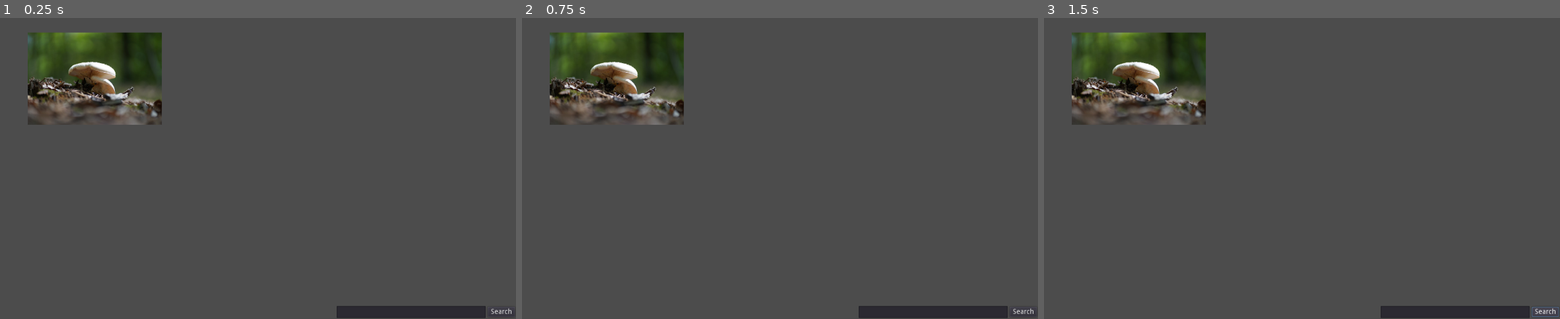
Above: before the commit, frames 1-3 (left to right).
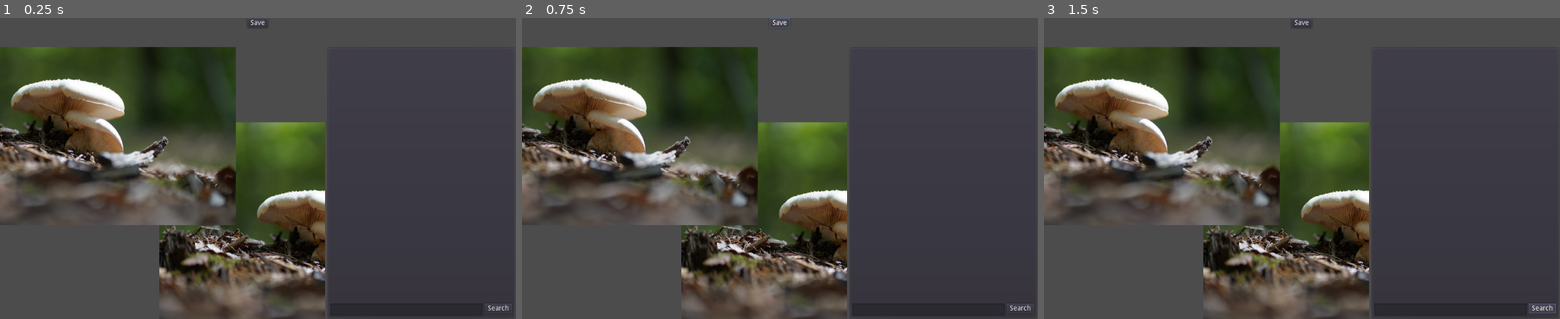
Above: after the commit, the same moments.

Repository: marschium/story_maker
Game: Godot game, scene res://Editor.tscn
The game is run twice, just before and just after one commit, with the same random seed, the same clock (stepped at 60 frames per second) and the same inputs. The project has no main scene, so this scene is started directly.
Inputs (mouse positions are in pixels of both pictures, inside the frame that each line leads up to):
- Up to frame 1 (0.25 s): no input
- Up to frame 2 (0.75 s): click (780, 24) at 0.5 s, where only the run after the commit has a clickable "Save"
- Up to frame 3 (1.5 s): click "Search" at 1.25 s

The runs differ from the first frame. In frame 1, 33% of the frame differs, in the area x 0-100%, y 0-100%; in frame 2, 33%; in frame 3, 33%.

Commit message:
added basic save and load

Diff:
--- /dev/null
+++ b/Editor.gd
@@ -0,0 +1,24 @@
+extends Node2D
+
+
+# Declare member variables here. Examples:
+# var a = 2
+# var b = "text"
+var world = null
+
+# Called when the node enters the scene tree for the first time.
+func _ready():
+    world = $VBoxContainer/HBoxContainer/ViewportContainer/Viewport/World
+
+
+func _on_Button_pressed():
+    var scene_to_save = world.get_scene_to_save()
+    var packed_scene = PackedScene.new()
+    packed_scene.pack(scene_to_save)
+    ResourceSaver.save("user://world.tscn", packed_scene)
+
+    var packer = PCKPacker.new()
+    packer.pck_start("user://game.pck")
+    packer.add_file("res://main.tscn", "user://world.tscn")
+    world.save_resources_to_packer(packer)
+    packer.flush()
--- a/Editor.tscn
+++ b/Editor.tscn
@@ -1,39 +1,68 @@
-[gd_scene load_steps=4 format=2]
+[gd_scene load_steps=5 format=2]
 
 [ext_resource path="res://PictureDownload.tscn" type="PackedScene" id=1]
 [ext_resource path="res://World.tscn" type="PackedScene" id=2]
+[ext_resource path="res://Editor.gd" type="Script" id=3]
 [ext_resource path="res://ViewportContainer.gd" type="Script" id=4]
 
 [node name="Editor" type="Node2D"]
+script = ExtResource( 3 )
 
-[node name="HBoxContainer" type="HBoxContainer" parent="."]
-margin_right = 668.0
-margin_bottom = 604.0
+[node name="VBoxContainer" type="VBoxContainer" parent="."]
+margin_right = 1023.0
+margin_bottom = 600.0
+alignment = 1
+__meta__ = {
+"_edit_use_anchors_": false
+}
+
+[node name="Button" type="Button" parent="VBoxContainer"]
+margin_left = 491.0
+margin_right = 532.0
+margin_bottom = 20.0
+size_flags_horizontal = 4
+size_flags_vertical = 2
+text = "Save"
+__meta__ = {
+"_edit_use_anchors_": false
+}
+
+[node name="HBoxContainer" type="HBoxContainer" parent="VBoxContainer"]
+margin_top = 58.0
+margin_right = 1023.0
+margin_bottom = 600.0
+grow_horizontal = 2
+grow_vertical = 2
 size_flags_horizontal = 3
 size_flags_vertical = 3
 __meta__ = {
 "_edit_use_anchors_": false
 }
 
-[node name="ViewportContainer" type="ViewportContainer" parent="HBoxContainer"]
-margin_right = 664.0
-margin_bottom = 604.0
+[node name="ViewportContainer" type="ViewportContainer" parent="VBoxContainer/HBoxContainer"]
+margin_right = 645.0
+margin_bottom = 542.0
 mouse_filter = 1
 size_flags_horizontal = 3
 size_flags_vertical = 3
 stretch = true
 script = ExtResource( 4 )
 
-[node name="Viewport" type="Viewport" parent="HBoxContainer/ViewportContainer"]
-size = Vector2( 664, 604 )
+[node name="Viewport" type="Viewport" parent="VBoxContainer/HBoxContainer/ViewportContainer"]
+size = Vector2( 645, 542 )
 handle_input_locally = false
 usage = 0
 render_target_update_mode = 3
 physics_object_picking = true
 
-[node name="World" parent="HBoxContainer/ViewportContainer/Viewport" instance=ExtResource( 2 )]
+[node name="World" parent="VBoxContainer/HBoxContainer/ViewportContainer/Viewport" instance=ExtResource( 2 )]
 
-[node name="PictureDownload" parent="HBoxContainer" instance=ExtResource( 1 )]
-margin_left = 668.0
-margin_right = 668.0
-margin_bottom = 604.0
+[node name="PictureDownload" parent="VBoxContainer/HBoxContainer" instance=ExtResource( 1 )]
+margin_left = 649.0
+margin_right = 1023.0
+margin_bottom = 542.0
+grow_horizontal = 0
+grow_vertical = 0
+size_flags_vertical = 1
+[connection signal="pressed" from="VBoxContainer/Button" to="." method="_on_Button_pressed"]
+[connection signal="image_picked" from="VBoxContainer/HBoxContainer/PictureDownload" to="VBoxContainer/HBoxContainer/ViewportContainer/Viewport/World" method="_on_PictureDownload_image_picked"]
--- /dev/null
+++ b/EditorElement.gd
@@ -0,0 +1,55 @@
+extends Area2D
+
+var hovered = false
+var bounds = Vector2(0,0)
+var button_down = false
+
+# Called when the node enters the scene tree for the first time.
+func _ready():
+    #connect("mouse_entered", self, "_mouse_over", [true])
+    #connect("mouse_exited", self, "_mouse_over", [false])
+    bounds = get_viewport().size
+
+func _input(event):
+    return
+
+#func _mouse_over(value):
+#    self.hovered = value
+
+func initalise(image):
+    var tex = ImageTexture.new()
+    tex.create_from_image(image)
+    var s = Sprite.new()
+    s.texture = tex
+    s.set_name("Sprite")
+    add_child(s)
+    s.set_owner(self)
+    var shape = RectangleShape2D.new()
+    shape.extents = image.get_size() / 2
+    $CollisionShape2D.shape = shape
+
+func get_item_to_save():
+    var sprite = $Sprite.duplicate()
+    sprite.position = position
+    return sprite
+
+func save_resources_to_packer(packer):
+    packer.add_file($Sprite.texture.resource_path, $Sprite.texture.resource_path)
+
+func _on_EditorElement_input_event(viewport, event, shape_idx):
+    if event is InputEventMouseMotion and self.button_down:
+        position = event.position
+        if position.x < 0:
+            position.x = 0
+        if position.y < 0:
+            position.y = 0
+        if position.x > bounds.x:
+            position.x = bounds.x
+        if position.y > bounds.y:
+            position.y = bounds.y
+
+    if event is InputEventMouseButton and event.button_index == BUTTON_LEFT:
+        if event.is_pressed():
+            self.button_down = true
+        else:
+            self.button_down = false
--- /dev/null
+++ b/EditorElement.tscn
@@ -0,0 +1,12 @@
+[gd_scene load_steps=3 format=2]
+
+[ext_resource path="res://EditorElement.gd" type="Script" id=1]
+
+[sub_resource type="RectangleShape2D" id=1]
+
+[node name="EditorElement" type="Area2D"]
+script = ExtResource( 1 )
+
+[node name="CollisionShape2D" type="CollisionShape2D" parent="."]
+shape = SubResource( 1 )
+[connection signal="input_event" from="." to="." method="_on_EditorElement_input_event"]
--- /dev/null
+++ b/GameRunner.gd
@@ -0,0 +1,15 @@
+extends Node2D
+
+
+# Declare member variables here. Examples:
+# var a = 2
+# var b = "text"
+export var load_path = ""
+
+
+# Called when the node enters the scene tree for the first time.
+func _ready():
+    var res = ProjectSettings.load_resource_pack(load_path)
+    var World = ResourceLoader.load("res://main.tscn")
+    var world = World.instance()
+    add_child(world)
--- /dev/null
+++ b/GameRunner.tscn
@@ -0,0 +1,7 @@
+[gd_scene load_steps=2 format=2]
+
+[ext_resource path="res://GameRunner.gd" type="Script" id=1]
+
+[node name="GameRunner" type="Node2D"]
+script = ExtResource( 1 )
+load_path = "C:\\Users\\marsh\\AppData\\Roaming\\Godot\\app_userdata\\creator\\game.pck"
--- a/PictureDownload.gd
+++ b/PictureDownload.gd
@@ -49,12 +49,13 @@
     texture_rect.connect("gui_input", self, "_on_TextureRect_gui_input", [texture_rect])
     texture_rect.texture = texture
     texture_rect.expand = true
-    texture_rect.rect_min_size = Vector2(200, 200)
+    texture_rect.rect_min_size = Vector2(164, 164)
     $VBoxContainer/ScrollContainer/ImageGridContainer.add_child(texture_rect)
 
 func _on_TextureRect_gui_input(event, texture_rect):
-    if event is InputEventMouseButton:
-        #TODO generate event with the Image
+    if event is InputEventMouseButton \
+    and event.button_index == BUTTON_LEFT \
+    and not event.is_pressed():
         var texture = texture_rect.texture
         var raw_image = texture.get_data()
-        #raw_image.save_png("user://test.png")
+        emit_signal("image_picked", raw_image)
--- a/PictureDownload.tscn
+++ b/PictureDownload.tscn
@@ -2,9 +2,8 @@
 
 [ext_resource path="res://PictureDownload.gd" type="Script" id=1]
 
-[node name="PictureDownload" type="Control"]
-margin_right = 40.0
-margin_bottom = 40.0
+[node name="PictureDownload" type="PanelContainer"]
+size_flags_vertical = 3
 script = ExtResource( 1 )
 __meta__ = {
 "_edit_use_anchors_": false
@@ -13,48 +12,57 @@
 [node name="SearchHTTPRequest" type="HTTPRequest" parent="."]
 
 [node name="VBoxContainer" type="VBoxContainer" parent="."]
-margin_right = 354.0
-margin_bottom = 598.0
-size_flags_horizontal = 0
-size_flags_vertical = 0
+margin_left = 7.0
+margin_top = 7.0
+margin_right = 367.0
+margin_bottom = 535.0
+grow_horizontal = 2
+grow_vertical = 2
+size_flags_horizontal = 3
+size_flags_vertical = 3
 alignment = 1
 __meta__ = {
 "_edit_use_anchors_": false
 }
 
 [node name="ScrollContainer" type="ScrollContainer" parent="VBoxContainer"]
-margin_bottom = 570.0
-size_flags_horizontal = 2
+margin_right = 360.0
+margin_bottom = 500.0
+rect_min_size = Vector2( 360, 500 )
 size_flags_vertical = 3
 scroll_horizontal_enabled = false
 
 [node name="ImageGridContainer" type="GridContainer" parent="VBoxContainer/ScrollContainer"]
-size_flags_horizontal = 2
-size_flags_vertical = 2
+margin_right = 360.0
+margin_bottom = 500.0
+size_flags_horizontal = 3
+size_flags_vertical = 3
 columns = 2
 __meta__ = {
 "_edit_use_anchors_": false
 }
 
 [node name="HBoxContainer" type="HBoxContainer" parent="VBoxContainer"]
-margin_top = 574.0
-margin_right = 354.0
-margin_bottom = 598.0
+margin_top = 504.0
+margin_right = 360.0
+margin_bottom = 528.0
+grow_horizontal = 0
+grow_vertical = 0
+size_flags_horizontal = 3
 
 [node name="SearchLineEdit" type="LineEdit" parent="VBoxContainer/HBoxContainer"]
-margin_right = 296.0
+margin_right = 302.0
 margin_bottom = 24.0
 size_flags_horizontal = 3
 size_flags_vertical = 0
 max_length = 50
 
 [node name="SearchButton" type="Button" parent="VBoxContainer/HBoxContainer"]
-margin_left = 300.0
-margin_top = 2.0
-margin_right = 354.0
-margin_bottom = 22.0
-size_flags_horizontal = 4
-size_flags_vertical = 4
+margin_left = 306.0
+margin_right = 360.0
+margin_bottom = 20.0
+size_flags_horizontal = 0
+size_flags_vertical = 0
 text = "Search"
 __meta__ = {
 "_edit_use_anchors_": false
--- a/TestElement.gd
+++ b/TestElement.gd
@@ -1,26 +1,22 @@
 extends Area2D
 
+signal selected();
 
-# Declare member variables here. Examples:
-# var a = 2
-# var b = "text"
-
+var hovered = true
 
 # Called when the node enters the scene tree for the first time.
 func _ready():
-    pass # Replace with function body.
+    pass
 
-
-# Called every frame. 'delta' is the elapsed time since the previous frame.
-#func _process(delta):
-#    pass
-
-#func _input_event(viewport, event, shape_idx):
-#    print("hello2")
-#    if event is InputEventMouseButton \
-#    and event.button_index == BUTTON_LEFT \
-#    and event.is_pressed():
-#        print("hello2")
+func _input(event):
+    if event is InputEventMouseButton \
+    and event.button_index == BUTTON_LEFT \
+    and event.is_pressed() \
+    and self.hovered:
+        emit_signal("selected")
 
 func _on_TestElement_mouse_entered():
-    print("entered")
+    self.hovered = true
+
+func _on_TestElement_mouse_exited():
+    self.hovered = false
--- /dev/null
+++ b/World.gd
@@ -0,0 +1,28 @@
+extends Node2D
+
+var editor_element = preload("res://EditorElement.tscn")
+var editor_element_class = preload("res://EditorElement.gd")
+
+# Called when the node enters the scene tree for the first time.
+func _ready():
+    pass
+
+func _on_PictureDownload_image_picked(image):
+    var e = editor_element.instance()
+    e.set_name("EditorElement")
+    e.initalise(image)
+    add_child(e)
+
+func get_scene_to_save():
+    var root = Node2D.new()
+    for child in get_children():
+        if child is editor_element_class:
+            var c = child.get_item_to_save()
+            root.add_child(c)
+            c.set_owner(root)
+    return root
+
+func save_resources_to_packer(packer):
+    for child in get_children():
+        if child is editor_element_class:
+            child.save_resources_to_packer(packer)
--- a/World.tscn
+++ b/World.tscn
@@ -1,22 +1,20 @@
 [gd_scene load_steps=4 format=2]
 
 [ext_resource path="res://test.png" type="Texture" id=1]
-[ext_resource path="res://TestElement.gd" type="Script" id=2]
-
-[sub_resource type="RectangleShape2D" id=1]
-extents = Vector2( 269.387, 185.681 )
+[ext_resource path="res://EditorElement.tscn" type="PackedScene" id=2]
+[ext_resource path="res://World.gd" type="Script" id=3]
 
 [node name="World" type="Node2D"]
+script = ExtResource( 3 )
 
-[node name="TestElement" type="Area2D" parent="."]
-position = Vector2( 188.104, 121.246 )
-scale = Vector2( 0.5, 0.5 )
-script = ExtResource( 2 )
+[node name="EditorElement" parent="." instance=ExtResource( 2 )]
+position = Vector2( 636.098, 363.269 )
 
-[node name="CollisionShape2D" type="CollisionShape2D" parent="TestElement"]
-shape = SubResource( 1 )
+[node name="Sprite" type="Sprite" parent="EditorElement"]
+texture = ExtResource( 1 )
 
-[node name="Sprite" type="Sprite" parent="TestElement"]
-scale = Vector2( 0.832337, 0.863104 )
+[node name="EditorElement2" parent="." instance=ExtResource( 2 )]
+position = Vector2( 147.719, 141.69 )
+
+[node name="Sprite" type="Sprite" parent="EditorElement2"]
 texture = ExtResource( 1 )
-[connection signal="mouse_entered" from="TestElement" to="TestElement" method="_on_TestElement_mouse_entered"]
Not shown, added: export_presets.cfg
Not shown, changed: .gitignore
